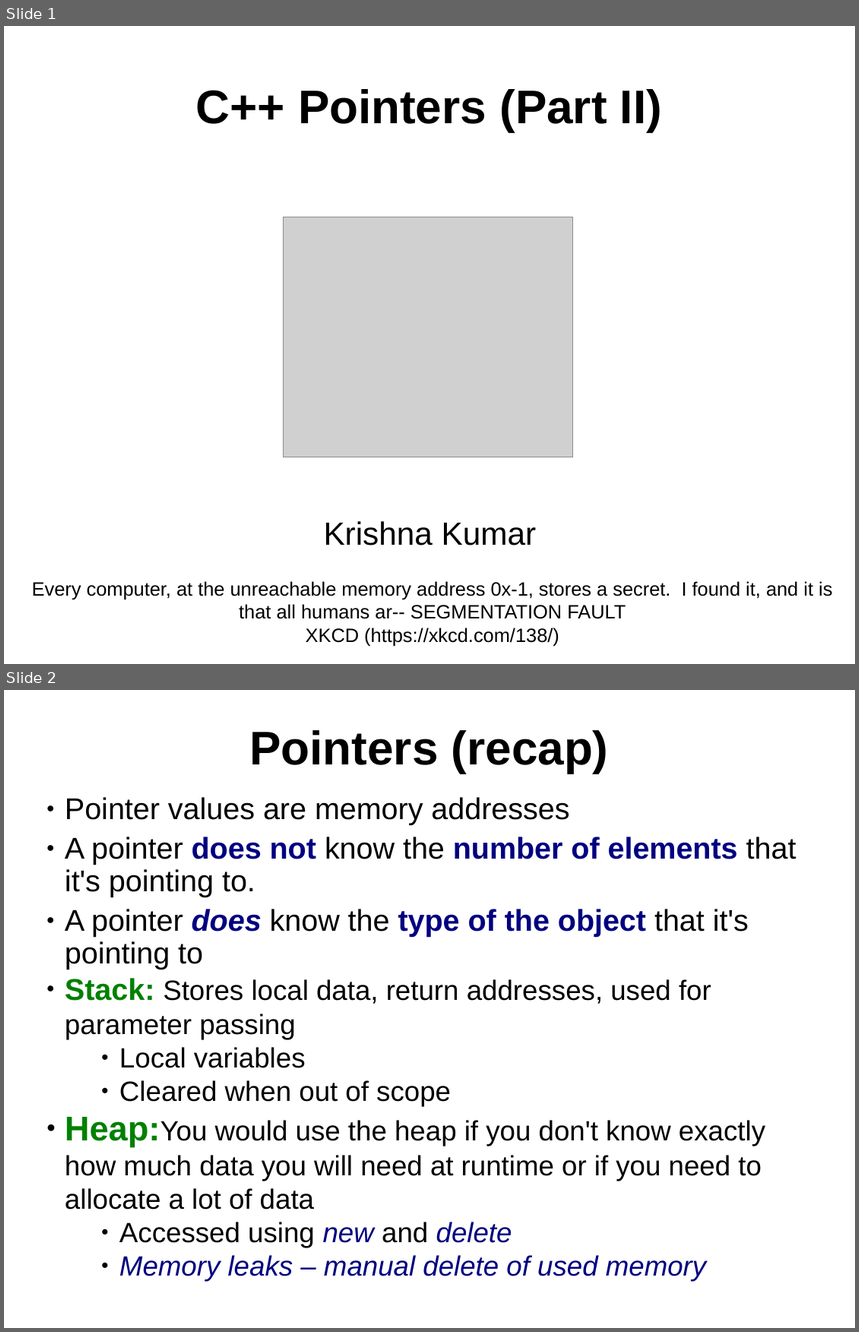
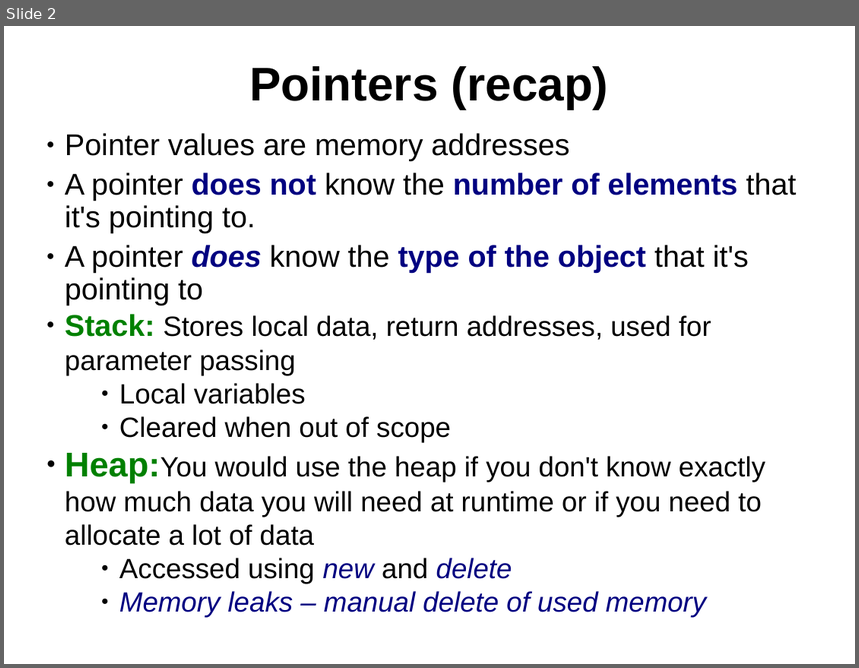
Before and after one commit to kks32/cpp-software-development, a slide deck: Ex7_Pointers_II/Ex7_Pointers-II.odp. Shown one above the other, each under a label of ours: slides 1 and 2 before the commit, slide 2 after it. The pictures are 859x1332 and 859x668 pixels, drawn with LibreOffice and Linux fonts; fonts in the diff are those of the drawing; grey boxes stand for pictures. Boxes give left, top, right and bottom in pixels: in the first picture for what was removed or moved away, otherwise in the second. Text is boxed around its words. In the diff, an @@ line names an element or a change of style, - is before the commit and + after.

```diff
--- a/Ex7_Pointers_II/Ex7_Pointers-II.odp
+++ b/Ex7_Pointers_II/Ex7_Pointers-II.odp
@@ slide 1 removed at (4,26,855,664), background #FFFFFF @@
@@ title removed at (196,89,662,132) @@
-C++ Pointers (Part II)
@@ picture removed at (284,218,573,458) @@
@@ text removed at (324,522,537,546) @@
-Krishna Kumar
@@ text removed at (32,582,832,646) @@
-Every computer, at the unreachable memory address 0x-1, stores a secret. I found it, and it is that all humans ar-- SEGMENTATION FAULT
-XKCD (https://xkcd.com/138/)
```
Also in this commit, not shown: 1 slide changed, 12 slides added, 1 other file.
